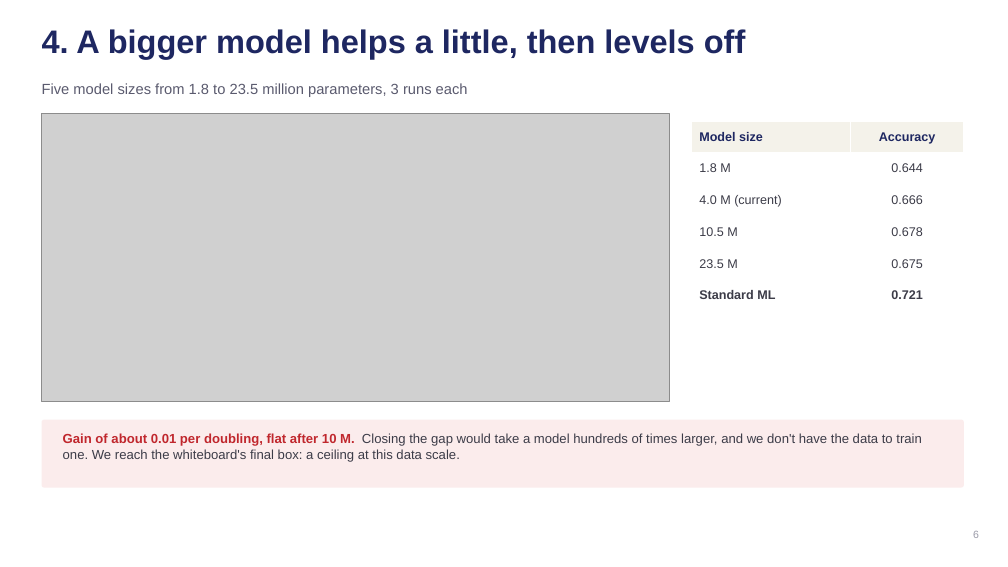
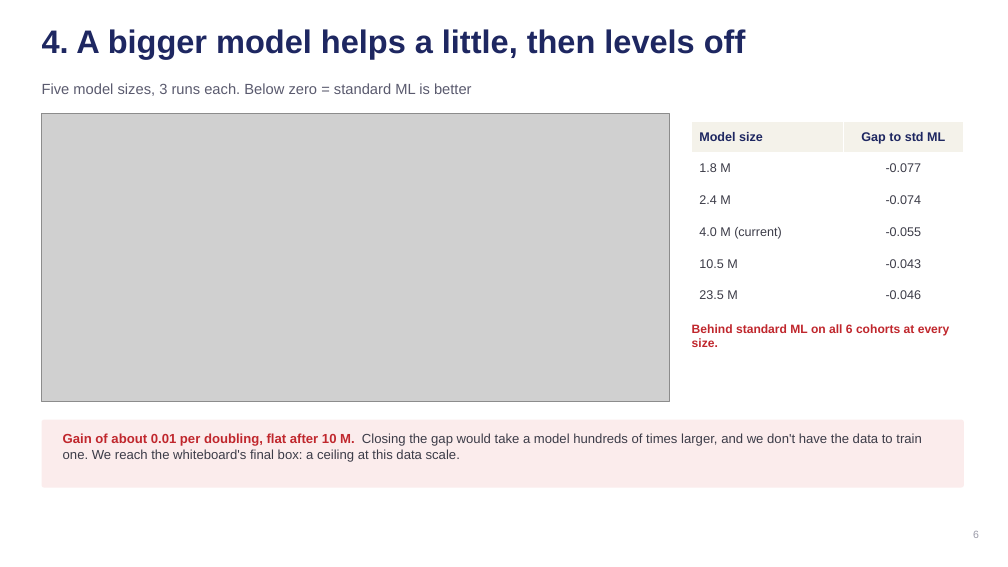
Before and after one commit to rama21094/NMR-Metabolomics-Foundational-Model, a slide deck: slide 6 of docs/Weekly_Update_2026-09-25.pptx. Drawn at 1008x567 pixels with LibreOffice and Linux fonts; fonts in the diff are those of the drawing; grey boxes stand for pictures. Boxes give left, top, right and bottom in pixels: in the first picture for what was removed or moved away, otherwise in the second. Text is boxed around its words. In the diff, an @@ line names an element or a change of style, - is before the commit and + after.

```diff
--- a/docs/Weekly_Update_2026-09-25.pptx
+++ b/docs/Weekly_Update_2026-09-25.pptx
@@ text at (x1=42, y1=83, x2=472, y2=96): text changed @@
-Five model sizes from 1.8 to 23.5 million parameters, 3 runs each
+Five model sizes, 3 runs each. Below zero = standard ML is better
@@ table at (x1=692, y1=121, x2=964, y2=312) @@
-row 1, column 2: Accuracy
+row 1, column 2: Gap to std ML
-row 2, column 2: 0.644
+row 2, column 2: -0.077
-row 3, column 1: 4.0 M (current)
+row 3, column 1: 2.4 M
-row 3, column 2: 0.666
+row 3, column 2: -0.074
-row 4, column 1: 10.5 M
+row 4, column 1: 4.0 M (current)
-row 4, column 2: 0.678
+row 4, column 2: -0.055
-row 5, column 1: 23.5 M
+row 5, column 1: 10.5 M
-row 5, column 2: 0.675
+row 5, column 2: -0.043
-row 6, column 1: Standard ML
+row 6, column 1: 23.5 M
-row 6, column 2: 0.721
+row 6, column 2: -0.046
@@ text added at (x1=692, y1=323, x2=950, y2=347), 11.5 pt, text #C0272D, bold @@
+Behind standard ML on all 6 cohorts at every size.
```
Also in this commit, not shown: 6 other slides changed, 7 other files.
